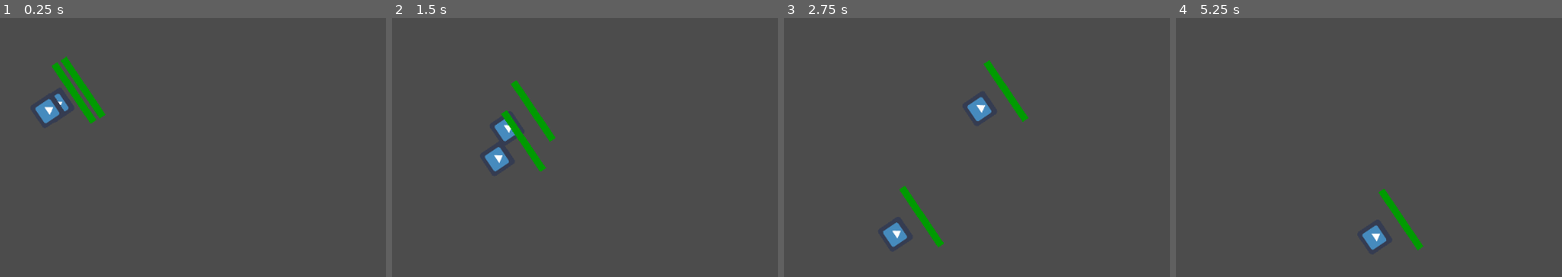
Above: before the commit, frames 1-4 (left to right).
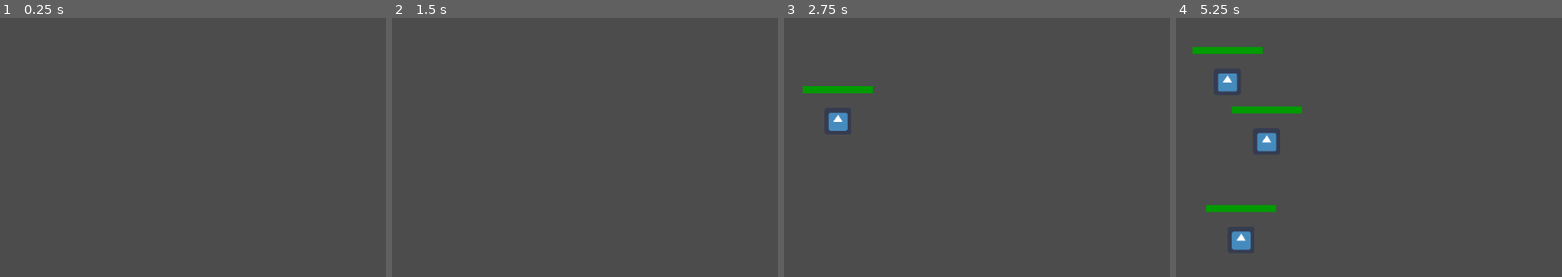
Above: after the commit, the same moments.

Repository: warriormaster12/SlimeNation
Game: Godot game, scene res://Ai/TestScene.tscn
Two runs of this game, one before a commit and one after it. Both use one fixed random seed, a clock stepped at 60 frames per second and the inputs below. This scene is started directly instead of the project's main scene. The engine's default icon, where the game draws it, is replaced by a stand-in: a white triangle on a blue panel in a dark square.
Inputs (mouse positions are in pixels of both pictures, inside the frame that each line leads up to):
- Up to frame 1 (0.25 s): no input
- Up to frame 2 (1.5 s): move the mouse to (588, 46) at 0.52 s; press the mouse at (588, 46) at 0.53 s; release the mouse at (588, 46) at 1.25 s; drag from (outside the picture) to (395, 150) at 1.27 s
- Up to frame 3 (2.75 s): move the mouse to (outside the picture) at 2.02 s; tap Down (game_build_select_next_trap) at 2.1 s; click (outside the picture) at 2.17 s
- Up to frame 4 (5.25 s): drag from (1179, 150) to (outside the picture) at 2.77 s; move the mouse to (1430, 129) at 3.52 s; hold 1 (game_build_select_trap_1) 3.53-4.25 s; click (1430, 129) at 3.67 s; drag from (outside the picture) to (outside the picture) at 4.27 s; move the mouse to (1253, 67) at 5.02 s; hold 3 (game_build_select_trap_3) from 5.03 s (still down); click (1253, 67) at 5.17 s

The runs differ from the first frame. In frame 1, 1.5% of the frame differs, in the area x 9-28%, y 14-41%; in frame 2, 1.6%; in frame 3, 2.6%; in frame 4, 3.5%, in the area x 4-65%, y 11-90%.

Commit message:
spawn points fixed

Diff:
--- a/SlimeNation/Ai/Objects/DefaultSlime.tscn
+++ b/SlimeNation/Ai/Objects/DefaultSlime.tscn
@@ -39,4 +39,5 @@
 __meta__ = {
 "_edit_use_anchors_": false
 }
+
 [connection signal="health_changed" from="." to="ProgressBar" method="_on_DefaultSlime_health_changed"]
--- a/SlimeNation/Ai/Objects/PathHandler.tscn
+++ b/SlimeNation/Ai/Objects/PathHandler.tscn
@@ -2,14 +2,12 @@
 
 [sub_resource type="Curve2D" id=1]
 _data = {
-"points": PoolVector2Array( 0, 0, 0, 0, 14, 14, 0, 0, 0, 0, 70, 97, 0, 0, 0, 0, 155.109, 36.7746, 0, 0, 0, 0, 287.853, 42.12, 0, 0, 0, 0, 194, 337, 0, 0, 0, 0, 492.76, 247.918, 0, 0, 0, 0, 502.56, 137.446, 0, 0, 0, 0, 382, 108, 0, 0, 0, 0, 49.0567, 195.305 )
+"points": PoolVector2Array( 0, 0, 0, 0, 14, 14, 0, 0, 0, 0, 70, 97, 0, 0, 0, 0, 155.109, 36.7746, 0, 0, 0, 0, 252.598, 64.7876, 0, 0, 0, 0, 194, 337, 0, 0, 0, 0, 492.76, 247.918, 0, 0, 0, 0, 502.56, 137.446, 0, 0, 0, 0, 382, 108, 0, 0, 0, 0, 362.609, 107.854, 0, 0, 0, 0, 49.0567, 195.305 )
 }
 
 [node name="Path" type="Path2D"]
 curve = SubResource( 1 )
 
-[node name="PathFollow" type="PathFollow2D" parent="."]
+[node name="PathFollow2D" type="PathFollow2D" parent="."]
 position = Vector2( 14, 14 )
 rotation = 0.977253
-rotate = false
-loop = false
--- a/SlimeNation/Ai/Scripts/HealthBar.gd
+++ b/SlimeNation/Ai/Scripts/HealthBar.gd
@@ -3,4 +3,3 @@
 
 func _on_DefaultSlime_health_changed(current: int):
 	value = current
-	print("health changed")
--- a/SlimeNation/Ai/Scripts/SlimeAi.gd
+++ b/SlimeNation/Ai/Scripts/SlimeAi.gd
@@ -4,7 +4,7 @@
 
 signal health_changed(current)
 
-const MAX_HEALTH: int = 100
+export(int) var MAX_HEALTH = 100
 
 var direction : Vector2
 var velocity : Vector2
--- a/SlimeNation/Ai/Scripts/SpawnPoint.gd
+++ b/SlimeNation/Ai/Scripts/SpawnPoint.gd
@@ -8,12 +8,13 @@
 
 
 
+
 # Called when the node enters the scene tree for the first time.
 func _ready():
-	_spawn_character()
-	#timer.autostart = true
-	#timer.wait_time = rand_range(random_time_range.min,random_time_range.max)
-	#timer.start()
+	timer.autostart = true
+	timer.one_shot = false
+	timer.wait_time = rand_range(random_time_range.min,random_time_range.max)
+	timer.start()
 
 
 
@@ -26,7 +27,12 @@
 	timer.wait_time = rand_range(random_time_range.min,random_time_range.max)
 
 
+
 func _spawn_character():
 	var object_instance = object_to_spawn.instance()
-	object_instance.position = self.position
-	path_node.get_child(0).add_child(object_instance)
+	var path_follow = PathFollow2D.new()
+	path_follow.set_name("path_follow")
+	path_follow.rotate = false
+	path_follow.loop = false
+	path_node.add_child(path_follow)
+	path_follow.add_child(object_instance)
--- a/SlimeNation/Ai/TestScene.tscn
+++ b/SlimeNation/Ai/TestScene.tscn
@@ -6,22 +6,32 @@
 
 [sub_resource type="Curve2D" id=1]
 _data = {
-"points": PoolVector2Array( 0, 0, 0, 0, 13.6249, 17.3115, 0, 0, 0, 0, 17.5934, 83.9823, 0, 0, 0, 0, 113.595, 116.592, 0, 0, 0, 0, 118.899, 209.223, 0, 0, 0, 0, 13.5399, 288.772, 0, 0, 0, 0, 31.2175, 354.18, 0, 0, 0, 0, 179.71, 383.525, 0, 0, 0, 0, 325.02, 338.27 )
+"points": PoolVector2Array( 0, 0, 0, 0, 13.6249, 17.3115, 0, 0, 0, 0, 17.5934, 83.9823, 0, 0, 0, 0, 108.435, 134.867, 0, 0, 0, 0, 118.899, 209.223, 0, 0, 0, 0, 13.5399, 288.772, 0, 0, 0, 0, 31.2175, 354.18, 0, 0, 0, 0, 179.71, 383.525, 0, 0, 0, 0, 325.02, 338.27 )
 }
 
 [node name="TestScene" type="Node2D"]
 
 [node name="Path1" parent="." instance=ExtResource( 3 )]
+position = Vector2( -13.2433, -15.3622 )
 
 [node name="Path2" parent="." instance=ExtResource( 3 )]
+position = Vector2( -13.2433, -15.3622 )
 curve = SubResource( 1 )
 
 [node name="SpawnPoint" parent="." instance=ExtResource( 2 )]
-position = Vector2( 13.773, 14.5676 )
+position = Vector2( 0.529714, -0.794613 )
 object_to_spawn = ExtResource( 1 )
 path = NodePath("../Path1")
+random_time_range = {
+"max": 5.0,
+"min": 3.0
+}
 
 [node name="SpawnPoint2" parent="." instance=ExtResource( 2 )]
-position = Vector2( 13.773, 14.8325 )
+position = Vector2( 0.529714, -0.529713 )
 object_to_spawn = ExtResource( 1 )
 path = NodePath("../Path2")
+random_time_range = {
+"max": 3.0,
+"min": 0.8
+}
--- a/SlimeNation/PhaseBuild/Root/Root.tscn
+++ b/SlimeNation/PhaseBuild/Root/Root.tscn
@@ -22,6 +22,7 @@
 script = ExtResource( 2 )
 
 [node name="TrapContainer" type="Node2D" parent="."]
+
 [connection signal="state_changed" from="UIRoot/BuildMenu" to="Builder" method="_on_BuildMenu_state_changed"]
 [connection signal="trap_selected" from="UIRoot/BuildMenu" to="Builder" method="_on_BuildMenu_trap_selected"]
 [connection signal="place_trap" from="InputHandler" to="Builder" method="_on_InputHandler_place_trap"]
